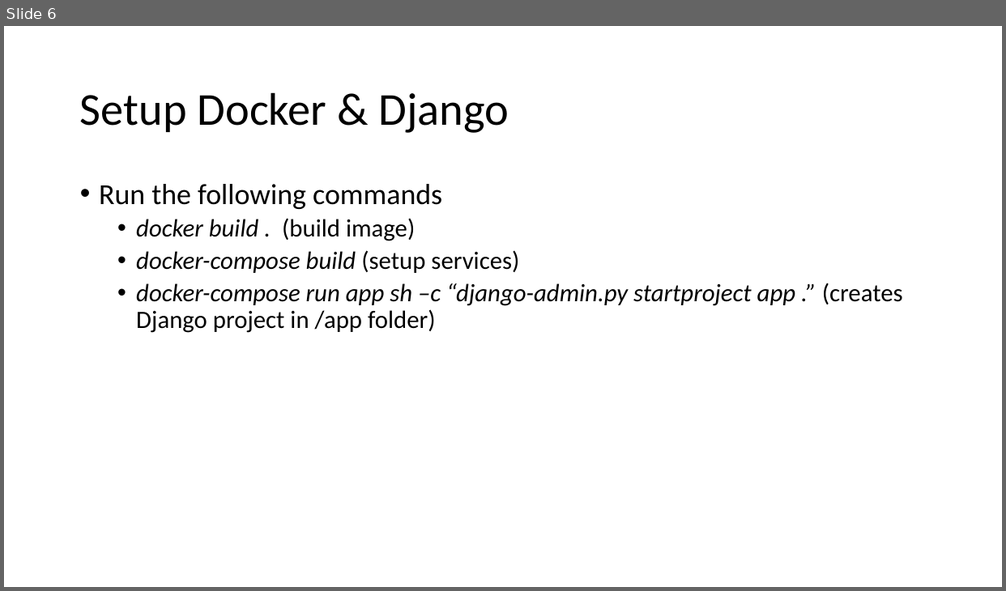
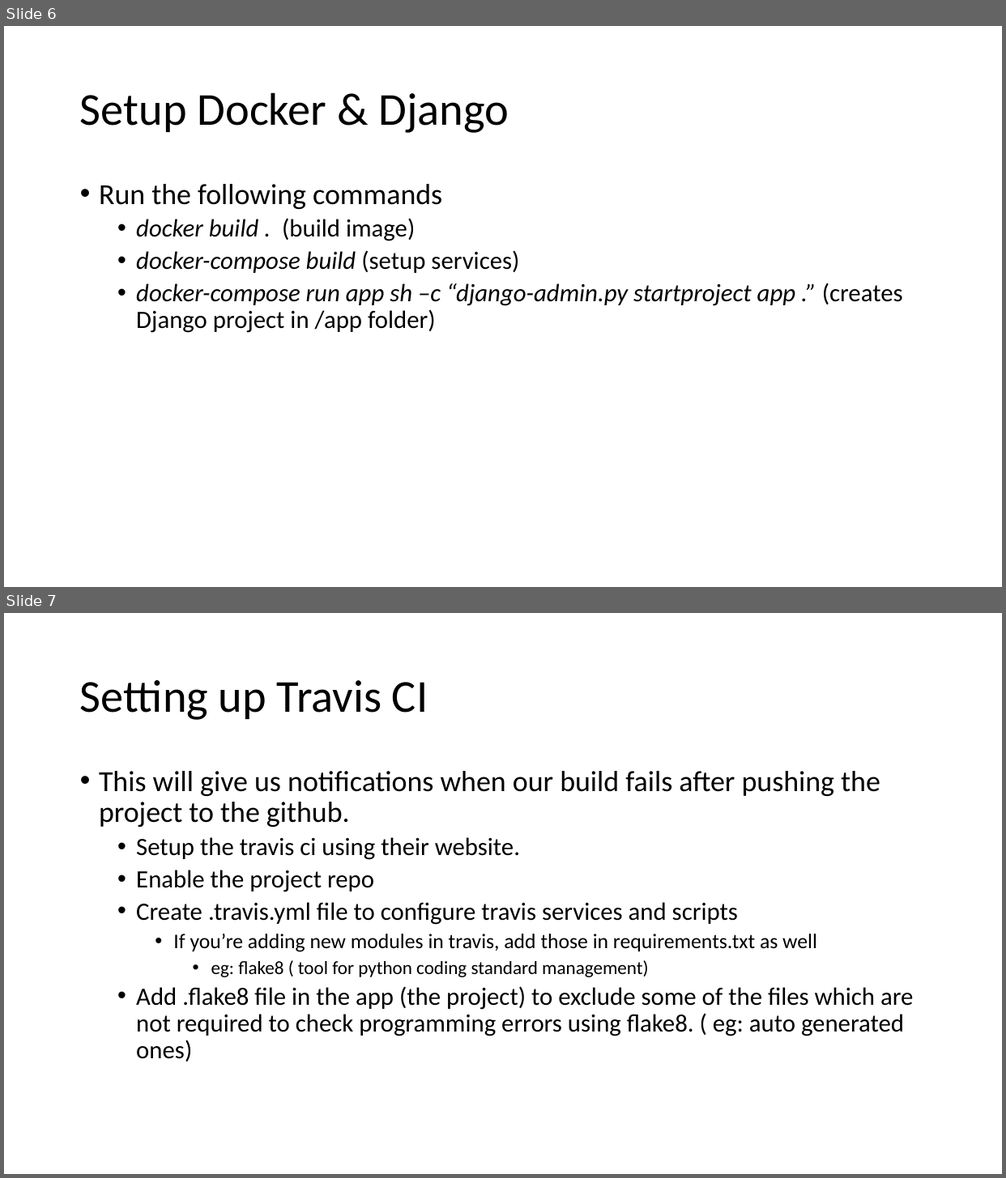
Before and after one commit to Smit24-git/recipe-app-api, a slide deck: Advance Django setup.pptx. Shown one above the other, each under a label of ours: slide 6 before the commit, slides 6 and 7 after it. The pictures are 1006x591 and 1006x1178 pixels, drawn with LibreOffice and Linux fonts; fonts in the diff are those of the drawing. Boxes give left, top, right and bottom in pixels: in the first picture for what was removed or moved away, otherwise in the second. Text is boxed around its words. In the diff, an @@ line names an element or a change of style, - is before the commit and + after.

Commit message:
Added flake8 and travis ci conf.

```diff
--- a/Advance Django setup.pptx
+++ b/Advance Django setup.pptx
@@ slide 7 added at [4, 613, 1002, 1174], background #FFFFFF @@
@@ title added at [80, 680, 428, 720], 44 pt, text #000000 @@
+Setting up Travis CI
@@ text added at [99, 771, 913, 1062], 24 pt, text #000000 @@
+• This will give us notifications when our build fails after pushing the project to the github.
+  • Setup the travis ci using their website.
+  • Enable the project repo
+  • Create .travis.yml file to configure travis services and scripts
+    • If you’re adding new modules in travis, add those in requirements.txt as well
+      • eg: flake8 ( tool for python coding standard management)
+  • Add .flake8 file in the app (the project) to exclude some of the files which are not required to check programming errors using flake8. ( eg: auto generated ones)
```
Also in this commit, not shown: 1 slide changed, 3 other files.
